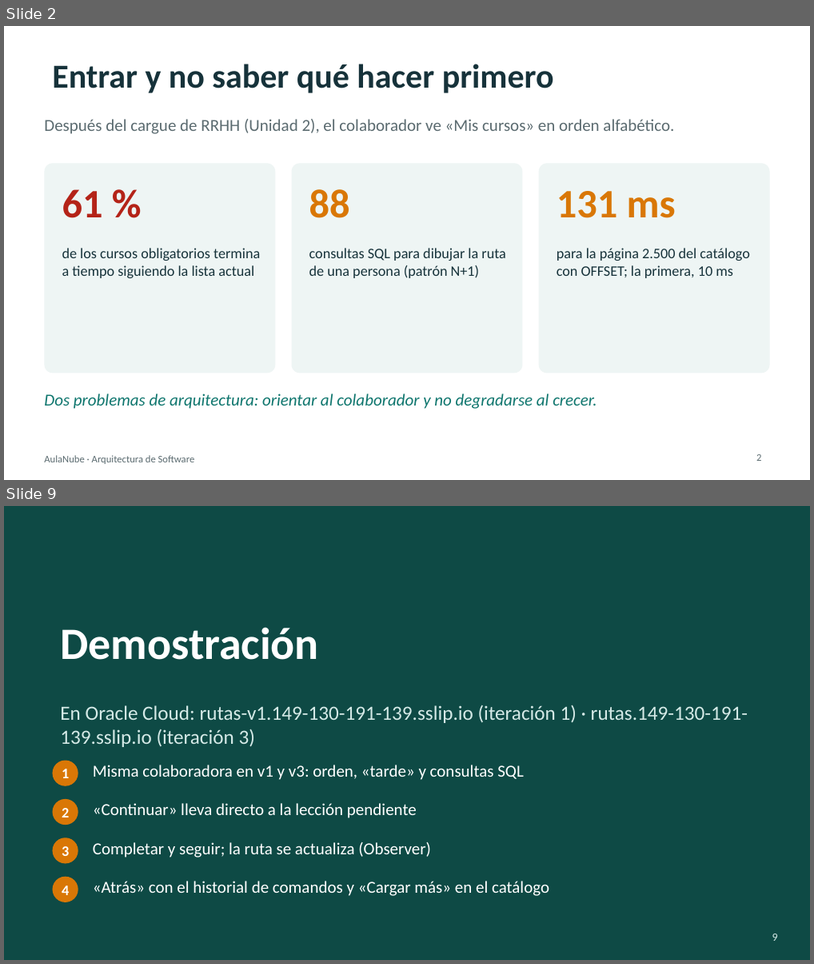
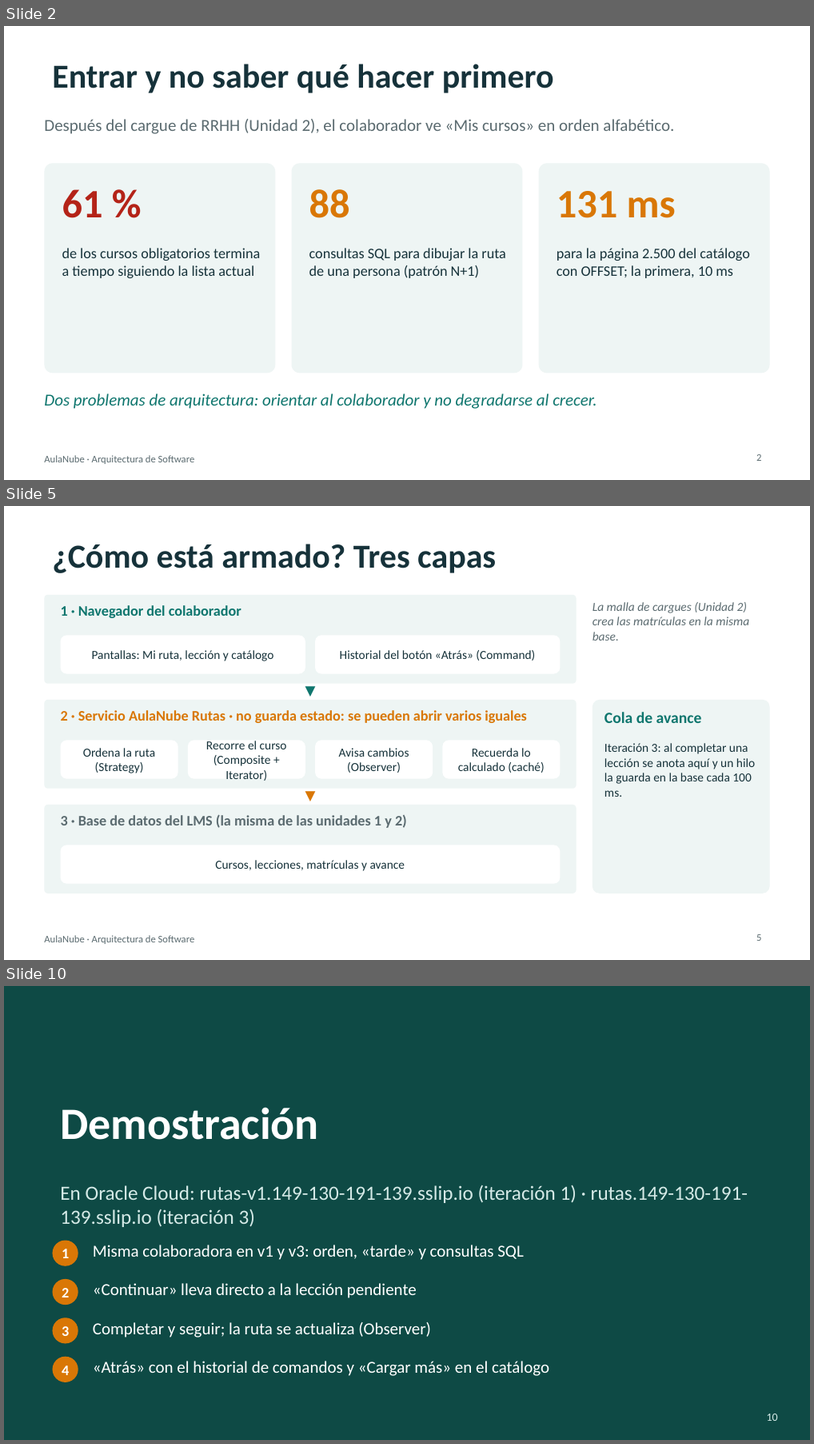
Before and after one commit to augustocco/aulanube-rutas, a slide deck: docs/presentacion/Presentacion-AulaNube-Rutas.pptx. Shown one above the other, each under a label of ours: slides 2 and 9 before the commit, slides 2, 5 and 10 after it; the slides between them are not shown. The pictures are 814x964 and 814x1444 pixels, drawn with LibreOffice and Linux fonts; fonts in the diff are those of the drawing. Boxes give left, top, right and bottom in pixels: in the first picture for what was removed or moved away, otherwise in the second. Text is boxed around its words. In the diff, an @@ line names an element or a change of style, - is before the commit and + after.

```diff
--- a/docs/presentacion/Presentacion-AulaNube-Rutas.pptx
+++ b/docs/presentacion/Presentacion-AulaNube-Rutas.pptx
@@ slide 5 added at (x1=4, y1=506, x2=810, y2=960), background #FFFFFF; not listed: 1 template element that a slide beside it also shows @@
@@ title added at (x1=52, y1=544, x2=496, y2=573), 30 pt, text #16323A, bold @@
+¿Cómo está armado? Tres capas
@@ rounded rectangle added at (x1=44, y1=595, x2=577, y2=684), fill #EEF5F4 @@
@@ text added at (x1=61, y1=605, x2=242, y2=618), 13 pt, text #0F766E, bold @@
+1 · Navegador del colaborador
@@ text added at (x1=593, y1=602, x2=750, y2=640), 11 pt, text #5B6B70, italic @@
+La malla de cargues (Unidad 2) crea las matrículas en la misma base.
@@ rounded rectangle added at (x1=61, y1=635, x2=306, y2=674), fill #FFFFFF @@
@@ rounded rectangle added at (x1=315, y1=635, x2=561, y2=674), fill #FFFFFF @@
@@ text added at (x1=92, y1=650, x2=274, y2=661), 11 pt, text #16323A @@
+Pantallas: Mi ruta, lección y catálogo
@@ text added at (x1=340, y1=650, x2=535, y2=660), 11 pt, text #16323A @@
+Historial del botón «Atrás» (Command)
@@ text added at (x1=294, y1=682, x2=326, y2=700), 12 pt, text #0F766E, bold @@
+▼
@@ rounded rectangle added at (x1=44, y1=700, x2=577, y2=788), fill #EEF5F4 @@
@@ text added at (x1=61, y1=710, x2=527, y2=723), 13 pt, text #D97706, bold @@
+2 · Servicio AulaNube Rutas · no guarda estado: se pueden abrir varios iguales
@@ rounded rectangle added at (x1=593, y1=700, x2=770, y2=893), fill #EEF5F4 @@
@@ text added at (x1=605, y1=712, x2=702, y2=723), 14 pt, text #0F766E, bold @@
+Cola de avance
@@ rounded rectangle added at (x1=61, y1=740, x2=178, y2=779), fill #FFFFFF @@
@@ rounded rectangle added at (x1=188, y1=740, x2=306, y2=779), fill #FFFFFF @@
@@ text added at (x1=206, y1=740, x2=287, y2=780), 11 pt, text #16323A @@
+Recorre el curso (Composite + Iterator)
@@ rounded rectangle added at (x1=315, y1=740, x2=433, y2=779), fill #FFFFFF @@
@@ rounded rectangle added at (x1=442, y1=740, x2=561, y2=779), fill #FFFFFF @@
@@ text added at (x1=605, y1=743, x2=755, y2=796), 11 pt, text #16323A @@
+Iteración 3: al completar una lección se anota aquí y un hilo la guarda en la base cada 100 ms.
@@ text added at (x1=83, y1=748, x2=155, y2=773), 11 pt, text #16323A @@
+Ordena la ruta (Strategy)
@@ text added at (x1=339, y1=748, x2=410, y2=772), 11 pt, text #16323A @@
+Avisa cambios (Observer)
@@ text added at (x1=458, y1=748, x2=544, y2=772), 11 pt, text #16323A @@
+Recuerda lo calculado (caché)
@@ text added at (x1=294, y1=787, x2=326, y2=804), 12 pt, text #D97706, bold @@
+▼
@@ rounded rectangle added at (x1=44, y1=804, x2=577, y2=893), fill #EEF5F4 @@
@@ text added at (x1=61, y1=814, x2=407, y2=828), 13 pt, text #5B6B70, bold @@
+3 · Base de datos del LMS (la misma de las unidades 1 y 2)
@@ rounded rectangle added at (x1=61, y1=844, x2=561, y2=884), fill #FFFFFF @@
@@ text added at (x1=215, y1=860, x2=406, y2=871), 11 pt, text #16323A @@
+Cursos, lecciones, matrículas y avance
@@ page number added at (x1=757, y1=934, x2=762, y2=940), 9 pt, text #5B6B70 @@
+5
@@ what was slide 9 is now slide 10 @@
@@ page number at (x1=767, y1=1413, x2=778, y2=1420): text changed @@
-9
+10
```
Also in this commit, not shown: 1 slide changed, 5 other slides added, 5 slides removed, 7 other files.
